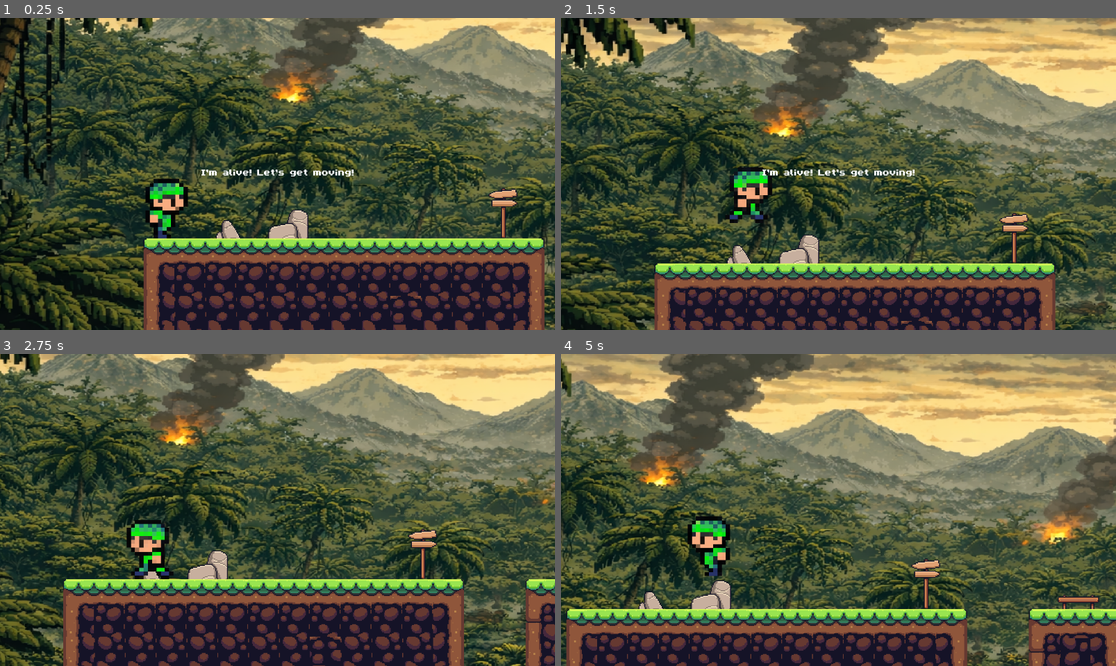
Above: before the commit, frames 1-4 (two rows, left to right).
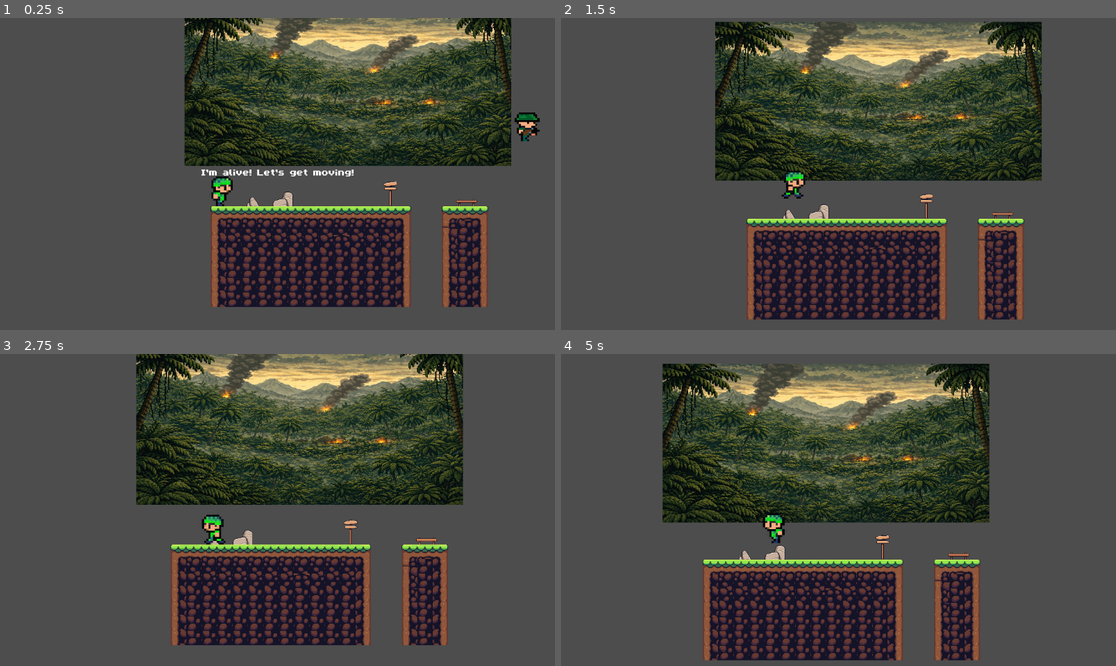
Above: after the commit, the same moments.

Repository: StanislavVacula/Maturitni_projekt_hra_Lone_Survivor
Game: Godot game, scene res://scenes/tutorial.tscn
Same seed, same stepped clock (60 frames per second), same inputs: the game is played once before the commit and once after it.
Inputs:
- Up to frame 1 (0.25 s): no input
- Up to frame 2 (1.5 s): tap Enter (ui_accept) at 0.5, 0.77 s; hold Right (ui_right) from 0.53 s (still down); tap Space at 1.25 s
- Up to frame 3 (2.75 s): tap Enter (ui_accept) at 1.52 s; release Right (ui_right) at 2.03 s; hold Left (ui_left) from 2.03 s (still down)
- Up to frame 4 (5 s): release Left (ui_left) at 2.78 s; hold Right (ui_right) 2.78-4.28 s; tap Enter (ui_accept) at 3.02, 3.77, 4.52 s; hold Left (ui_left) from 4.28 s (still down)

The runs differ from the first frame. In frame 1, 86% of the frame differs, in the area x 0-100%, y 0-100%; in frame 2, 88%; in frame 3, 87%; in frame 4, 88%.

Commit message:
Fixing menu2

Diff:
--- a/Lone Survivor/scenes/tutorial.tscn
+++ b/Lone Survivor/scenes/tutorial.tscn
@@ -493,7 +493,7 @@
 
 [node name="Camera2D" type="Camera2D" parent="Player"]
 position = Vector2(111, -45)
-zoom = Vector2(2, 1.867)
+zoom = Vector2(1, 0.934)
 process_callback = 0
 position_smoothing_enabled = true
 position_smoothing_speed = 3.0
@@ -501,81 +501,6 @@
 
 [node name="TutorialManager" type="Node" parent="."]
 script = ExtResource("6_6yjpi")
-
-[node name="CanvasLayer2" type="CanvasLayer" parent="."]
-layer = 10
-follow_viewport_enabled = true
-
-[node name="DeathMenu" type="Control" parent="CanvasLayer2"]
-process_mode = 2
-visible = false
-layout_mode = 3
-anchors_preset = 8
-anchor_left = 0.5
-anchor_top = 0.5
-anchor_right = 0.5
-anchor_bottom = 0.5
-offset_left = -576.0
-offset_top = -324.0
-offset_right = -576.0
-offset_bottom = -324.0
-grow_horizontal = 2
-grow_vertical = 2
-size_flags_horizontal = 4
-script = ExtResource("2_0epgs")
-
-[node name="Panel" type="Panel" parent="CanvasLayer2/DeathMenu"]
-process_mode = 2
-layout_mode = 1
-anchors_preset = 8
-anchor_left = 0.5
-anchor_top = 0.5
-anchor_right = 0.5
-anchor_bottom = 0.5
-offset_left = -20.0
-offset_top = -20.0
-offset_right = 20.0
-offset_bottom = 20.0
-grow_horizontal = 2
-grow_vertical = 2
-
-[node name="VBoxContainer" type="VBoxContainer" parent="CanvasLayer2/DeathMenu/Panel"]
-process_mode = 2
-layout_mode = 1
-anchors_preset = 8
-anchor_left = 0.5
-anchor_top = 0.5
-anchor_right = 0.5
-anchor_bottom = 0.5
-offset_left = -52.5
-offset_top = -46.5
-offset_right = 52.5
-offset_bottom = 46.5
-grow_horizontal = 2
-grow_vertical = 2
-mouse_filter = 0
-alignment = 1
-
-[node name="DeathText" type="Label" parent="CanvasLayer2/DeathMenu/Panel/VBoxContainer"]
-process_mode = 2
-layout_mode = 2
-mouse_filter = 0
-text = "YOU'RE DEAD"
-horizontal_alignment = 1
-vertical_alignment = 1
-
-[node name="RestartButton" type="Button" parent="CanvasLayer2/DeathMenu/Panel/VBoxContainer"]
-process_mode = 2
-layout_mode = 2
-text = "RESTART
-"
-text_overrun_behavior = 1
-
-[node name="MenuButton" type="Button" parent="CanvasLayer2/DeathMenu/Panel/VBoxContainer"]
-process_mode = 2
-layout_mode = 2
-text = "BACK TO MENU"
-text_overrun_behavior = 2
 
 [node name="ParallaxBackground" type="ParallaxBackground" parent="."]
 follow_viewport_enabled = true
@@ -645,5 +570,71 @@
 horizontal_alignment = 1
 vertical_alignment = 1
 
-[connection signal="pressed" from="CanvasLayer2/DeathMenu/Panel/VBoxContainer/RestartButton" to="CanvasLayer2/DeathMenu" method="_on_restart_button_pressed"]
-[connection signal="pressed" from="CanvasLayer2/DeathMenu/Panel/VBoxContainer/MenuButton" to="CanvasLayer2/DeathMenu" method="_on_menu_button_pressed"]
+[node name="CanvasLayer2" type="CanvasLayer" parent="."]
+follow_viewport_enabled = true
+
+[node name="UI_Root" type="Control" parent="CanvasLayer2"]
+layout_mode = 3
+anchors_preset = 0
+offset_right = 40.0
+offset_bottom = 40.0
+
+[node name="DeathMenu" type="Control" parent="CanvasLayer2/UI_Root" groups=["death_menu"]]
+process_mode = 2
+visible = false
+layout_mode = 1
+anchors_preset = 15
+anchor_right = 1.0
+anchor_bottom = 1.0
+grow_horizontal = 2
+grow_vertical = 2
+size_flags_horizontal = 4
+script = ExtResource("2_0epgs")
+
+[node name="CenterContainer" type="CenterContainer" parent="CanvasLayer2/UI_Root/DeathMenu"]
+process_mode = 2
+layout_mode = 1
+anchors_preset = 15
+anchor_right = 1.0
+anchor_bottom = 1.0
+grow_horizontal = 2
+grow_vertical = 2
+
+[node name="Panel" type="Panel" parent="CanvasLayer2/UI_Root/DeathMenu/CenterContainer"]
+process_mode = 2
+layout_mode = 2
+
+[node name="VBoxContainer" type="VBoxContainer" parent="CanvasLayer2/UI_Root/DeathMenu/CenterContainer/Panel"]
+process_mode = 2
+layout_mode = 1
+anchors_preset = 15
+anchor_right = 1.0
+anchor_bottom = 1.0
+grow_horizontal = 2
+grow_vertical = 2
+mouse_filter = 0
+alignment = 1
+
+[node name="DeathText" type="Label" parent="CanvasLayer2/UI_Root/DeathMenu/CenterContainer/Panel/VBoxContainer"]
+process_mode = 2
+layout_mode = 2
+mouse_filter = 0
+text = "YOU'RE DEAD"
+horizontal_alignment = 1
+vertical_alignment = 1
+
+[node name="RestartButton" type="Button" parent="CanvasLayer2/UI_Root/DeathMenu/CenterContainer/Panel/VBoxContainer"]
+process_mode = 2
+layout_mode = 2
+text = "RESTART
+"
+text_overrun_behavior = 1
+
+[node name="MenuButton" type="Button" parent="CanvasLayer2/UI_Root/DeathMenu/CenterContainer/Panel/VBoxContainer"]
+process_mode = 2
+layout_mode = 2
+text = "BACK TO MENU"
+text_overrun_behavior = 2
+
+[connection signal="pressed" from="CanvasLayer2/UI_Root/DeathMenu/CenterContainer/Panel/VBoxContainer/RestartButton" to="CanvasLayer2/UI_Root/DeathMenu" method="_on_restart_button_pressed"]
+[connection signal="pressed" from="CanvasLayer2/UI_Root/DeathMenu/CenterContainer/Panel/VBoxContainer/MenuButton" to="CanvasLayer2/UI_Root/DeathMenu" method="_on_menu_button_pressed"]
--- a/Lone Survivor/scripts/death_menu.gd
+++ b/Lone Survivor/scripts/death_menu.gd
@@ -1,19 +1,23 @@
 extends Control
 
 func _ready():
+	print("DEATH MENU READY")
 	hide()
 
 func show_menu():
 	show()
 	get_tree().paused = true
 
-func _on_restart_button_pressed() -> void:
-	print("restart click")
+func _on_restart_button_pressed():
 	get_tree().paused = false
 	get_tree().reload_current_scene()
 
-
-func _on_menu_button_pressed() -> void:
-	print("back to menu click")
+func _on_menu_button_pressed():
 	get_tree().paused = false
 	get_tree().change_scene_to_file("res://scenes/main_menu.tscn")
+
+func show_menu2():
+	print("Viewport:", get_viewport_rect().size)
+	print("Canvas transform:", get_canvas_transform())
+	show()
+	get_tree().paused = true
--- a/Lone Survivor/tutorial_manager.gd
+++ b/Lone Survivor/tutorial_manager.gd
@@ -12,15 +12,20 @@
 
 var step := TutorialStep.ALIVE
 var player: CharacterBody2D
+var death_menu: Control
 
 @onready var label: Label = $"../CanvasLayer/TutorialUI/TutorialText"
-@onready var death_menu: Control = $"../CanvasLayer2/DeathMenu"
 
 func _ready():
 	player = get_tree().get_first_node_in_group("player")
+	death_menu = $"../CanvasLayer2/UI_Root/DeathMenu"
 
 	if player == null:
 		push_error("TutorialManager: Player not found!")
+		return
+
+	if death_menu == null:
+		push_error("TutorialManager: DeathMenu not found!")
 		return
 
 	update_text()
@@ -30,7 +35,7 @@
 		return
 
 	# SMRT PÁDEM
-	if player.global_position.y >= DEATH_Y:
+	if player.global_position.y >= DEATH_Y and step != TutorialStep.GAME_OVER:
 		freeze_game_at_death()
 		return
 
@@ -52,16 +57,14 @@
 		TutorialStep.JUMP:
 			label.text = "Press SPACE to jump"
 		TutorialStep.DONE:
-			label.text = "Great! You're ready 👍"
+			label.visible = false
 		TutorialStep.GAME_OVER:
-			label.visible = true
-			label.text = "YOU DIED"
-			label.modulate.a = 0.0
-			var tween := create_tween()
-			tween.tween_property(label, "modulate:a", 1.0, 0.5)
+			label.visible = false
+
+# ---------- TUTORIAL KROKY ----------
 
 func check_alive():
-	await get_tree().create_timer(1.5).timeout
+	await get_tree().create_timer(1.2).timeout
 	if step == TutorialStep.ALIVE:
 		step = TutorialStep.MOVE
 		update_text()
@@ -75,13 +78,10 @@
 	if not player.is_on_floor():
 		step = TutorialStep.DONE
 		update_text()
-		await get_tree().create_timer(1.0).timeout
-		label.visible = false
+
+# ---------- SMRT ----------
 
 func freeze_game_at_death():
-	if step == TutorialStep.GAME_OVER:
-		return
-
 	step = TutorialStep.GAME_OVER
 
 	player.velocity = Vector2.ZERO
@@ -89,5 +89,3 @@
 	player.set_physics_process(false)
 
 	death_menu.show_menu()
-
-	update_text()
